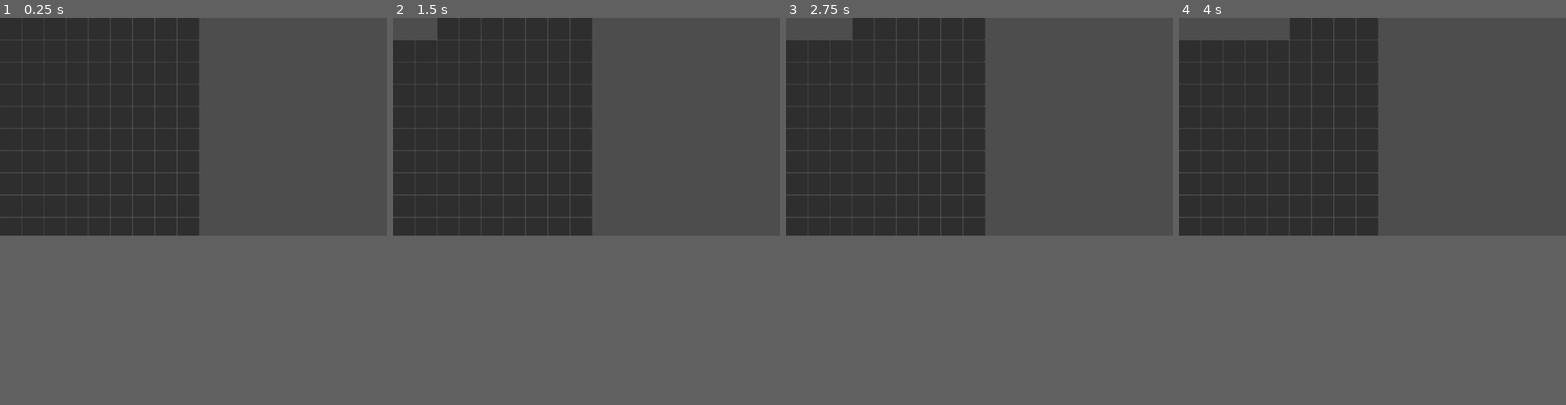
Above: before the commit, frames 1-4 (left to right).
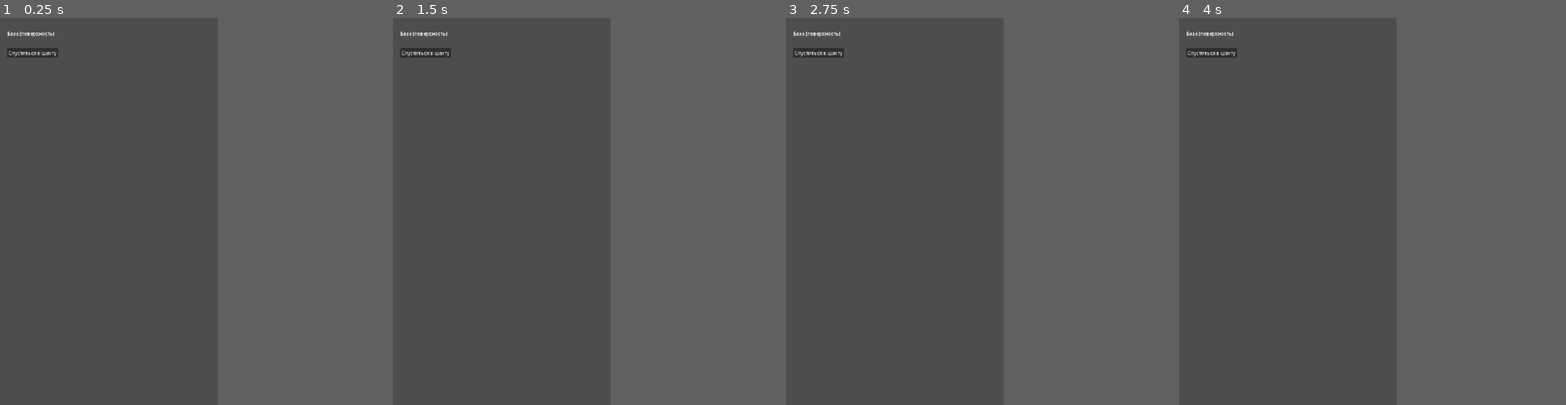
Above: after the commit, the same moments.

Repository: v01cee/mine_mobile
Game: Godot game, scene res://base.tscn
The game is run twice, just before and just after one commit, with the same random seed, the same clock (stepped at 60 frames per second) and the same inputs. Before the commit the project starts from res://mine.tscn.
Inputs (mouse positions are in pixels of both pictures, inside the frame that each line leads up to):
- Up to frame 1 (0.25 s): no input
- Up to frame 2 (1.5 s): click (404, 29) at 0.52 s; click (427, 29) at 1.27 s
- Up to frame 3 (2.75 s): click (840, 29) at 2.02 s
- Up to frame 4 (4 s): click (1256, 29) at 2.77 s; click (1279, 29) at 3.52 s
In our replay, the window is 800x450 before the commit and 450x800 after it. These sizes can differ from the game's own. Grey fills any space a smaller window leaves; there, only what the larger window draws over its background counts as a difference.

The runs differ from the first frame. In frame 1, 26% of the frame differs, in the area x 0-52%, y 0-57%; in frame 2, 26%; in frame 3, 26%; in frame 4, 25%.

Commit message:
Фаза 0: прототип ядра готов
- Две сцены: База (поверхность) и Шахта, переключение между ними
- Камера следует за фронтом копки + ручная прокрутка поля свайпом
- Правило открытых блоков (копать только рядом с расчищенным)
- Сетка 5 колонок, крупные блоки, мобильное портретное окно
- Счётчик сломанных блоков и состояние шахты сохраняются между сценами
- Кнопка Обновить — чистое поле

Diff:
--- /dev/null
+++ b/base.gd
@@ -0,0 +1,22 @@
+extends Node2D
+
+# База (поверхность). Пока заготовка: отсюда спускаемся в шахту.
+# Позже здесь будут продажа блоков, магазины кирок/скинов, выбор и рефреш шахты.
+
+func _ready() -> void:
+	var layer := CanvasLayer.new()
+	add_child(layer)
+
+	var title := Label.new()
+	title.text = "База (поверхность)"
+	title.position = Vector2(24, 40)
+	layer.add_child(title)
+
+	var to_mine := Button.new()
+	to_mine.text = "Спуститься в шахту"
+	to_mine.position = Vector2(24, 100)
+	to_mine.pressed.connect(_on_to_mine_pressed)
+	layer.add_child(to_mine)
+
+func _on_to_mine_pressed() -> void:
+	get_tree().change_scene_to_file("res://mine.tscn")
--- /dev/null
+++ b/base.tscn
@@ -0,0 +1,6 @@
+[gd_scene load_steps=2 format=3]
+
+[ext_resource type="Script" path="res://base.gd" id="1"]
+
+[node name="Base" type="Node2D"]
+script = ExtResource("1")
--- a/mine.gd
+++ b/mine.gd
@@ -1,37 +1,199 @@
 extends Node2D
 
 # --- Настройки сетки ---
-const COLS := 9          # ширина шахты в блоках
-const ROWS := 12         # глубина (пока фиксированная)
-const BLOCK_SIZE := 64   # размер блока в пикселях
+const COLS := 5          # ширина шахты в блоках
+const ROWS := 24         # глубина (поле выше экрана — есть куда копать вглубь)
+const BLOCK_SIZE := 128  # размер блока в пикселях
 const GAP := 2           # зазор между блоками
+const TOP_MARGIN := 110  # отступ сверху, чтобы первый ряд не лез под HUD
 
-var broken := 0          # счётчик сломанных блоков
+# Цвета состояний блока
+const COLOR_LOCKED := Color(0.35, 0.35, 0.35)  # закрытый — копать нельзя
+const COLOR_OPEN := Color(1, 1, 1)             # открытый — можно тапать
+
+# Накопительный счётчик сломанных блоков. static — переживает смену сцены
+# (выход на поверхность и обратно), не сбрасывается. Обнуляется только при перезапуске игры.
+static var total_broken := 0
+
+# Кэш состояния поля: какие клетки уже сломаны. Тоже static — поле остаётся
+# на месте при выходе на поверхность и обратно. Чистится только рефрешем.
+static var _saved_broken: Dictionary = {}
+
+var _origin := Vector2.ZERO          # левый верхний угол сетки
+var _blocks: Array = []              # 2D-массив блоков: _blocks[row][col], null если сломан
+var _deepest_row := 0                # самый глубокий расчищенный ряд (для камеры)
+var _camera: Camera2D                # камера, следующая за фронтом копки
+var _broken_label: Label             # счётчик в HUD
 
 func _ready() -> void:
+	_build_camera()
+	_build_ui()
+	_build_grid()
+
+# Камера: едет за расчищенной областью вглубь
+func _build_camera() -> void:
+	_camera = Camera2D.new()
+	# Плавное доезжание, чтобы не дёргалось при копке
+	_camera.position_smoothing_enabled = true
+	_camera.position_smoothing_speed = 8.0
+	add_child(_camera)
+	_camera.make_current()
+
+# UI поверх сцены (в CanvasLayer, чтобы не двигался вместе с камерой)
+func _build_ui() -> void:
+	var layer := CanvasLayer.new()
+	add_child(layer)
+
+	var refresh := Button.new()
+	refresh.text = "Обновить"
+	refresh.position = Vector2(16, 16)
+	refresh.pressed.connect(_on_refresh_pressed)
+	layer.add_child(refresh)
+
+	var surface := Button.new()
+	surface.text = "На поверхность"
+	surface.position = Vector2(16, 56)
+	surface.pressed.connect(_on_surface_pressed)
+	layer.add_child(surface)
+
+	_broken_label = Label.new()
+	_broken_label.position = Vector2(200, 24)
+	layer.add_child(_broken_label)
+	_update_broken_label()
+
+# Возврат на Базу
+func _on_surface_pressed() -> void:
+	get_tree().change_scene_to_file("res://base.tscn")
+
+# Сносим текущее поле и строим заново (чистая шахта). Счётчик НЕ трогаем.
+func _on_refresh_pressed() -> void:
+	for row_blocks in _blocks:
+		for block in row_blocks:
+			if block != null:
+				block.queue_free()
+	_blocks.clear()
+	_saved_broken.clear()   # рефреш = чистое поле
+	_deepest_row = 0
 	_build_grid()
 
 # Строим сетку: на каждую клетку — кликабельный блок
 func _build_grid() -> void:
+	var grid_width := COLS * BLOCK_SIZE + (COLS - 1) * GAP
+	# По горизонтали — по центру вьюпорта, по вертикали — от отступа сверху вниз
+	_origin = Vector2((get_viewport_rect().size.x - grid_width) * 0.5, TOP_MARGIN)
+	for row in range(ROWS):
+		var row_blocks: Array = []
+		for col in range(COLS):
+			row_blocks.append(_make_block(col, row))
+		_blocks.append(row_blocks)
+	# Восстанавливаем ранее сломанные клетки из кэша
+	_deepest_row = 0
+	for cell in _saved_broken:
+		_blocks[cell.y][cell.x].queue_free()
+		_blocks[cell.y][cell.x] = null
+		if cell.y > _deepest_row:
+			_deepest_row = cell.y
+	# Пересчитываем, какие из уцелевших блоков открыты для копки
+	_refresh_open_states()
+	_update_camera()
+
+# Блок открыт, если он в верхнем ряду (поверхность) или у него есть сломанный сосед
+func _refresh_open_states() -> void:
 	for row in range(ROWS):
 		for col in range(COLS):
-			_make_block(col, row)
+			var block: Button = _blocks[row][col]
+			if block == null:
+				continue
+			_set_open(block, row == 0 or _has_broken_neighbor(col, row))
 
-func _make_block(col: int, row: int) -> void:
+func _has_broken_neighbor(col: int, row: int) -> bool:
+	var offsets: Array[Vector2i] = [Vector2i(0, -1), Vector2i(0, 1), Vector2i(-1, 0), Vector2i(1, 0)]
+	for offset in offsets:
+		var c: int = col + offset.x
+		var r: int = row + offset.y
+		if c < 0 or c >= COLS or r < 0 or r >= ROWS:
+			continue
+		if _blocks[r][c] == null:
+			return true
+	return false
+
+func _make_block(col: int, row: int) -> Button:
 	# Button — самый простой кликабельный элемент, ловит тап из коробки
 	var block := Button.new()
 	block.custom_minimum_size = Vector2(BLOCK_SIZE, BLOCK_SIZE)
-	block.position = Vector2(
+	block.position = _origin + Vector2(
 		col * (BLOCK_SIZE + GAP),
 		row * (BLOCK_SIZE + GAP)
 	)
-	block.text = ""  # пока без текста
-	# при тапе вызовется _on_block_pressed с этим же блоком
+	block.text = ""
+	# Координаты клетки храним прямо на узле — пригодятся при тапе
+	block.set_meta("col", col)
+	block.set_meta("row", row)
+	_set_open(block, false)  # по умолчанию всё закрыто
 	block.pressed.connect(_on_block_pressed.bind(block))
 	add_child(block)
+	return block
 
-# Реакция на тап по блоку
+# Открыт блок или нет: открытый кликабелен и светлый, закрытый — заблокирован и тёмный
+func _set_open(block: Button, is_open: bool) -> void:
+	block.disabled = not is_open
+	block.modulate = COLOR_OPEN if is_open else COLOR_LOCKED
+
+# Реакция на тап по блоку (срабатывает только на открытых — закрытые disabled)
 func _on_block_pressed(block: Button) -> void:
-	block.queue_free()   # блок исчезает
-	broken += 1
-	print("Сломано блоков: ", broken)
+	var col: int = block.get_meta("col")
+	var row: int = block.get_meta("row")
+	_blocks[row][col] = null  # клетка теперь пустая
+	_saved_broken[Vector2i(col, row)] = true  # запоминаем в кэш поля
+	block.queue_free()
+	total_broken += 1
+	_update_broken_label()
+	# Сломанный блок расчищает соседей — открываем те, что ещё целы
+	_open_neighbors(col, row)
+	# Если копнули глубже — двигаем камеру за фронтом
+	if row > _deepest_row:
+		_deepest_row = row
+		_update_camera()
+
+# Открываем 4 соседей клетки (если они в пределах поля и ещё не сломаны)
+func _open_neighbors(col: int, row: int) -> void:
+	var offsets: Array[Vector2i] = [Vector2i(0, -1), Vector2i(0, 1), Vector2i(-1, 0), Vector2i(1, 0)]
+	for offset in offsets:
+		var c: int = col + offset.x
+		var r: int = row + offset.y
+		if c < 0 or c >= COLS or r < 0 or r >= ROWS:
+			continue
+		var neighbor: Button = _blocks[r][c]
+		if neighbor != null:
+			_set_open(neighbor, true)
+
+# Ручная прокрутка поля свайпом/мышью. Тап по блоку обрабатывают сами кнопки,
+# сюда долетают только жесты по пустым местам — поэтому копке не мешает.
+func _unhandled_input(event: InputEvent) -> void:
+	if event is InputEventScreenDrag:
+		_scroll_by(event.relative.y)
+	elif event is InputEventMouseMotion and (event.button_mask & MOUSE_BUTTON_MASK_LEFT):
+		_scroll_by(event.relative.y)
+
+func _scroll_by(delta_y: float) -> void:
+	# Тянем поле вниз — камера едет вверх, и наоборот
+	_camera.position.y = clampf(_camera.position.y - delta_y, _cam_min_y(), _cam_max_y())
+
+# Наводим камеру на фронт копки, не вылезая за края поля
+func _update_camera() -> void:
+	var target_y: float = _origin.y + _deepest_row * (BLOCK_SIZE + GAP) + BLOCK_SIZE * 0.5
+	_camera.position = Vector2(
+		get_viewport_rect().size.x * 0.5,
+		clampf(target_y, _cam_min_y(), _cam_max_y())
+	)
+
+# Границы движения камеры по вертикали (центр вьюпорта не выходит за пределы поля)
+func _cam_min_y() -> float:
+	return get_viewport_rect().size.y * 0.5
+
+func _cam_max_y() -> float:
+	var grid_height := ROWS * BLOCK_SIZE + (ROWS - 1) * GAP
+	return maxf(_cam_min_y(), _origin.y + grid_height - get_viewport_rect().size.y * 0.5)
+
+func _update_broken_label() -> void:
+	_broken_label.text = "Сломано: %d" % total_broken
--- a/project.godot
+++ b/project.godot
@@ -11,12 +11,17 @@
 [application]
 
 config/name="Новый игровой проект"
-run/main_scene="uid://hpcy701rg636"
+run/main_scene="res://base.tscn"
 config/features=PackedStringArray("4.7", "Mobile")
 config/icon="res://icon.svg"
 
 [display]
 
+window/size/viewport_width=720
+window/size/viewport_height=1280
+window/size/window_width_override=405
+window/size/window_height_override=720
+window/handheld/orientation="portrait"
 window/stretch/mode="canvas_items"
 window/stretch/aspect="expand"
 
Not shown, added: base.gd.uid
